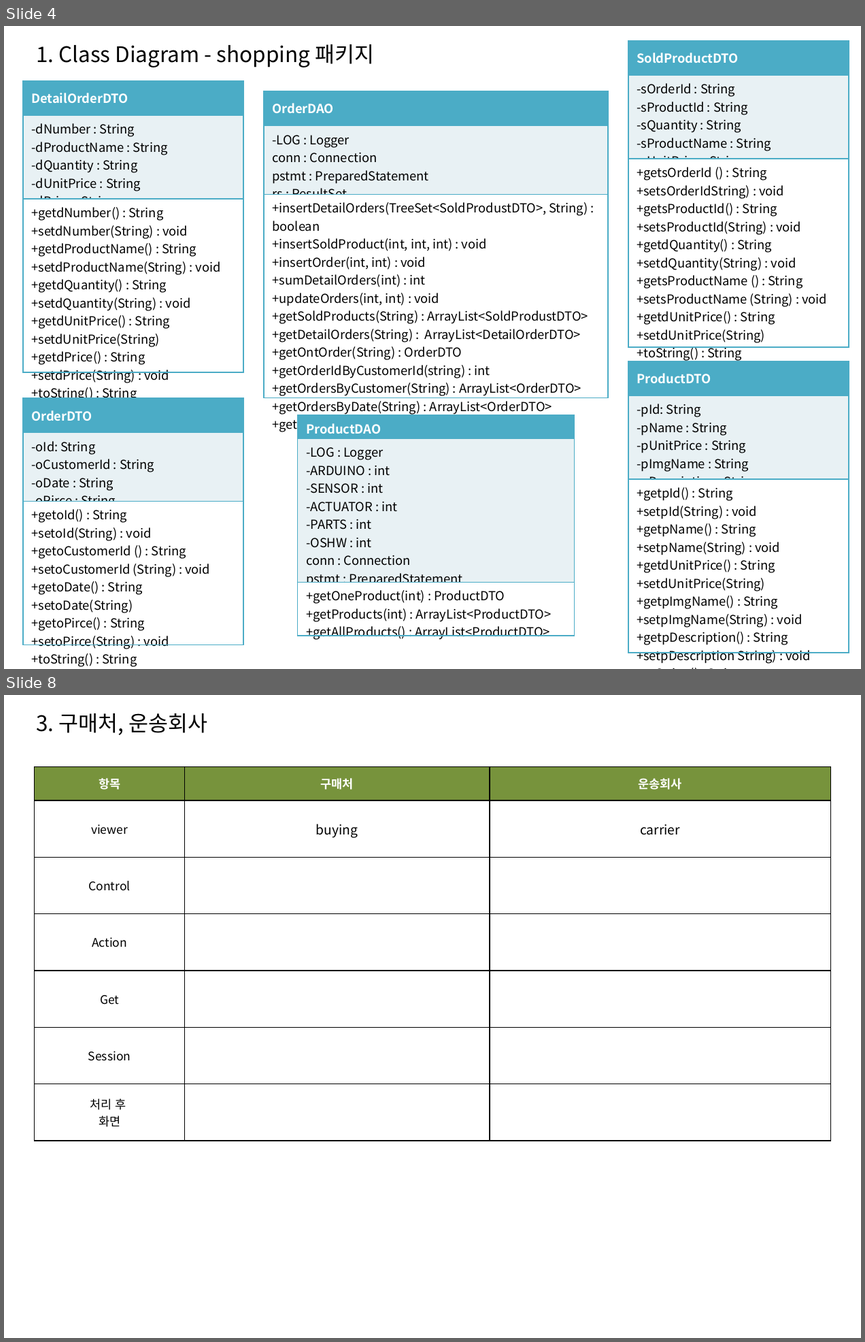
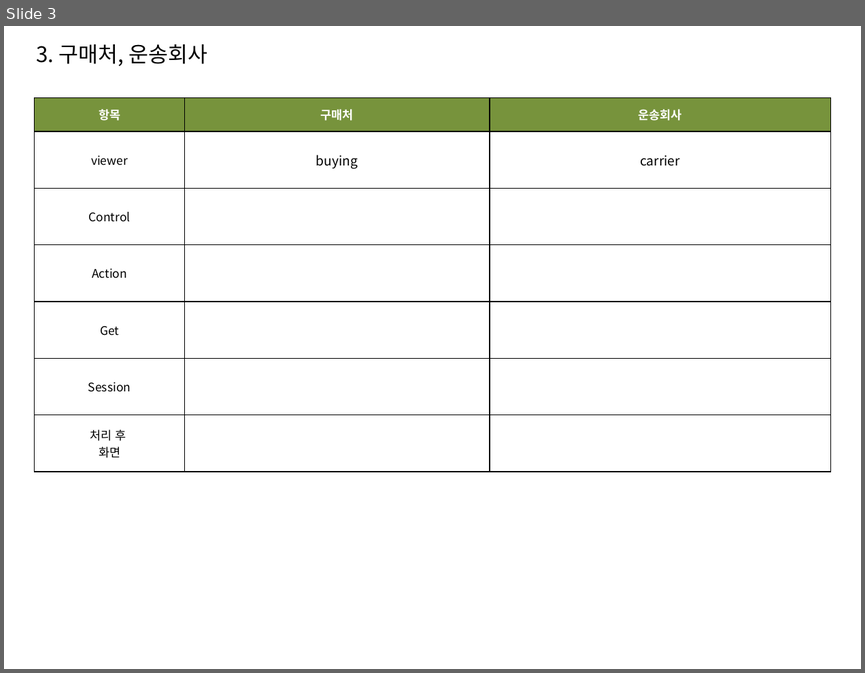
Before and after one commit to sec9590/Project_FullFillment, a slide deck: YellowContainer_MVC.pptx. Shown one above the other, each under a label of ours: slides 4 and 8 before the commit, slide 3 after it; the slides between them are not shown. The pictures are 865x1342 and 865x673 pixels, drawn with LibreOffice and Linux fonts; fonts in the diff are those of the drawing. Boxes give left, top, right and bottom in pixels: in the first picture for what was removed or moved away, otherwise in the second. Text is boxed around its words. In the diff, an @@ line names an element or a change of style, - is before the commit and + after.

```diff
--- a/YellowContainer_MVC.pptx
+++ b/YellowContainer_MVC.pptx
@@ slide 4 removed at box(4, 26, 861, 669), background #FFFFFF @@
@@ text removed at box(36, 44, 375, 67) @@
-1. Class Diagram - shopping 패키지
@@ table removed at box(628, 40, 848, 382), 3 rows, 1 columns @@
-SoldProductDTO
--sOrderId : String / -sProductId : String / -sQuantity : String / -sProductName : String / -sUnitPrice : String
-+getsOrderId () : String / +setsOrderIdString) : void / +getsProductId() : String / +setsProductId(String) : void / +getdQuantity() : String / +setdQuantity(String) : void / +getsProductName () : String / +setsProductName (String) : void / +getdUnitPrice() : String / +setdUnitPrice(String) / +toString() : String / +compareTo(SoloProductDTO) : int
@@ table removed at box(23, 81, 243, 404), 3 rows, 1 columns @@
-DetailOrderDTO
--dNumber : String / -dProductName : String / -dQuantity : String / -dUnitPrice : String / -dPrice : String
-+getdNumber() : String / +setdNumber(String) : void / +getdProductName() : String / +setdProductName(String) : void / +getdQuantity() : String / +setdQuantity(String) : void / +getdUnitPrice() : String / +setdUnitPrice(String) / +getdPrice() : String / +setdPrice(String) : void / +toString() : String
@@ table removed at box(264, 91, 608, 642), 3 rows, 1 columns @@
-OrderDAO
--LOG : Logger / conn : Connection / pstmt : PreparedStatement / rs : ResultSet
-+insertDetailOrders(TreeSet<SoldProdustDTO>, String) : boolean / +insertSoldProduct(int, int, int) : void / +insertOrder(int, int) : void / +sumDetailOrders(int) : int / +updateOrders(int, int) : void / +getSoldProducts(String) : ArrayList<SoldProdustDTO> / +getDetailOrders(String) : ArrayList<DetailOrderDTO> / +getOntOrder(String) : OrderDTO / +getOrderIdByCustomerId(string) : int / +getOrdersByCustomer(String) : ArrayList<OrderDTO> / +getOrdersByDate(String) : ArrayList<OrderDTO> / +getAllOrders() : ArrayList<OrderDTO>
@@ table removed at box(628, 361, 848, 666), 3 rows, 1 columns @@
-ProductDTO
--pId: String / -pName : String / -pUnitPrice : String / -pImgName : String / -pDescription : String
-+getpId() : String / +setpId(String) : void / +getpName() : String / +setpName(String) : void / +getdUnitPrice() : String / +setdUnitPrice(String) / +getpImgName() : String / +setpImgName(String) : void / +getpDescription() : String / +setpDescription String) : void / +toString() : String
@@ table removed at box(23, 398, 243, 669), 3 rows, 1 columns @@
-OrderDTO
--oId: String / -oCustomerId : String / -oDate : String / -oPirce : String
-+getoId() : String / +setoId(String) : void / +getoCustomerId () : String / +setoCustomerId (String) : void / +getoDate() : String / +setoDate(String) / +getoPirce() : String / +setoPirce(String) : void / +toString() : String
@@ table removed at box(298, 415, 575, 642), 3 rows, 1 columns @@
-ProductDAO
--LOG : Logger / -ARDUINO : int / -SENSOR : int / -ACTUATOR : int / -PARTS : int / -OSHW : int / conn : Connection / pstmt : PreparedStatement / rs : ResultSet
-+getOneProduct(int) : ProductDTO / +getProducts(int) : ArrayList<ProductDTO> / +getAllProducts() : ArrayList<ProductDTO>
@@ what was slide 8 is now slide 3 @@
```
Also in this commit, not shown: 2 slides changed, 4 other slides removed, 1 other file.
